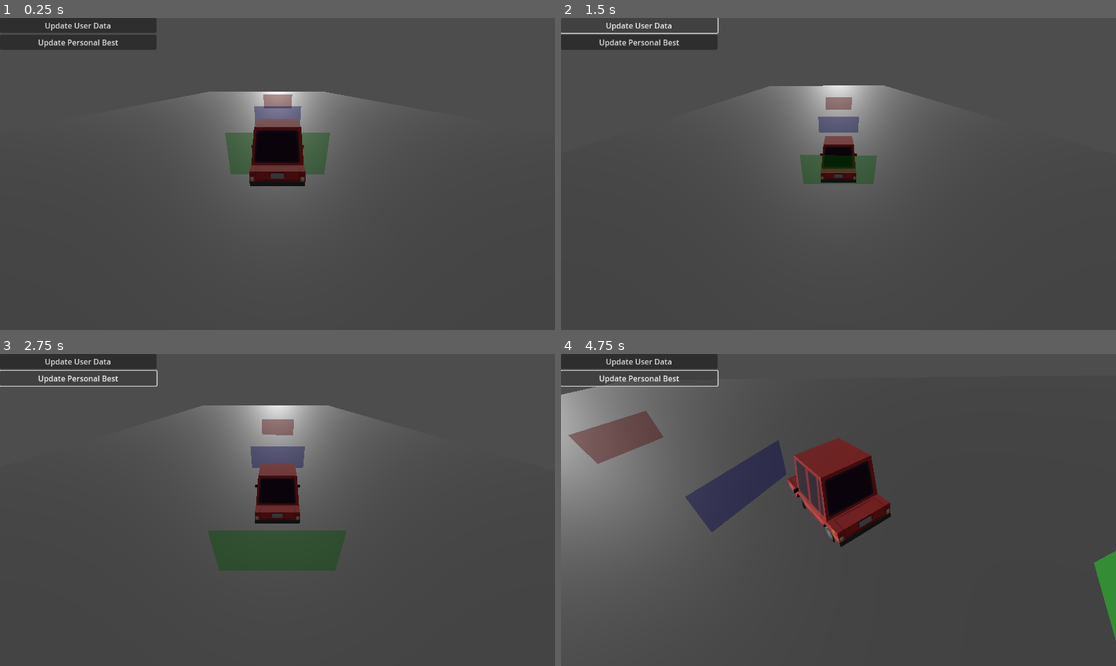
Above: before the commit, frames 1-4 (two rows, left to right).
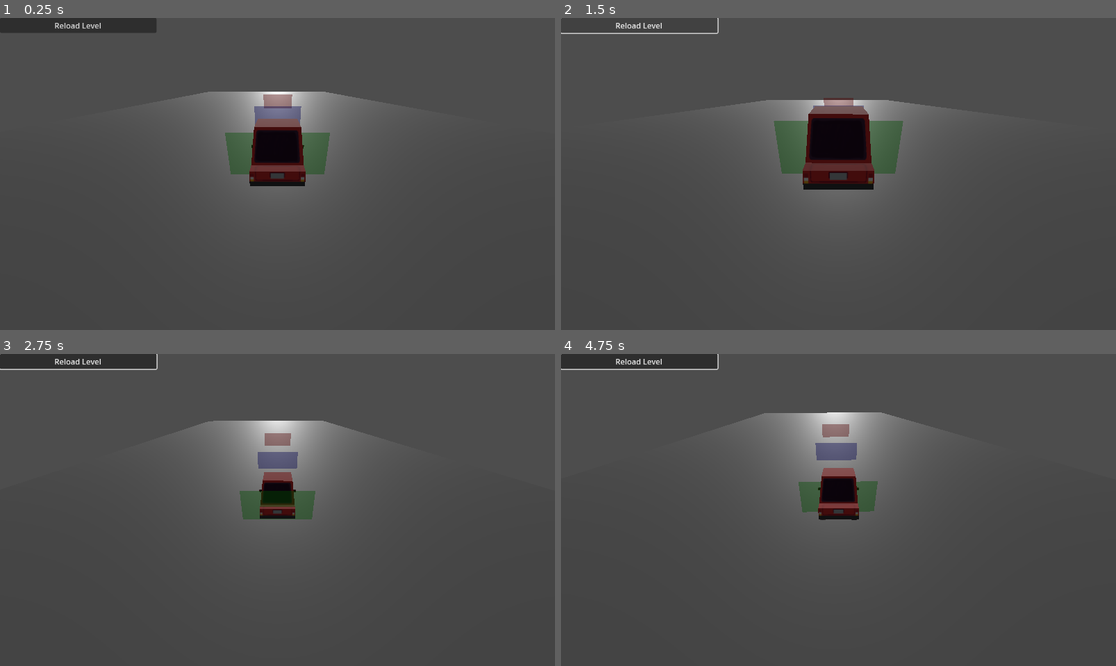
Above: after the commit, the same moments.

Repository: legendariusx/turboflop
Game: Godot game, scene res://main/main.tscn
Two runs of this game, one before a commit and one after it. Both use one fixed random seed, a clock stepped at 60 frames per second and the inputs below.
Inputs (mouse positions are in pixels of both pictures, inside the frame that each line leads up to):
- Up to frame 1 (0.25 s): no input
- Up to frame 2 (1.5 s): click (638, 24) at 0.5 s, where only the run before the commit has a clickable "Update User Data"; click (638, 24) at 1.25 s, where only the run after the commit has a clickable "Reload Level"
- Up to frame 3 (2.75 s): click (77, 378) at 2 s, where only the run before the commit has a clickable "Update Personal Best"
- Up to frame 4 (4.75 s): hold Right (turn_right) 2.78-3.53 s; hold Space (brake) 3.53-4.28 s; hold Right (turn_right) from 4.28 s (still down)

The runs differ from the first frame. In frame 1, 1.5% of the frame differs, in the area x 0-29%, y 1-11%; in frame 2, 7.4%; in frame 3, 7.4%; in frame 4, 21%, in the area x 0-100%, y 0-92%.

Commit message:
implement track loading

Diff:
--- a/game/main/main.gd
+++ b/game/main/main.gd
@@ -1,8 +1,11 @@
 extends Node3D
 
 @onready var user_data = UserDataState.new()
-# TODO: replace hard-coded track_id dynamically once on track
-@onready var personal_best = PersonalBestState.new(1)
+
+const TRACKS_PATH = "res://tracks/track"
+
+var current_track: Track
+var personal_best: PersonalBestState
 
 func _ready() -> void:
 	# TODO: add dotenv config
@@ -16,7 +19,22 @@
 
 	UserState.update.connect(_on_user_updated)
 	user_data.update.connect(_on_user_data_updated)
-	personal_best.update.connect(_on_pesonal_best_updated)
+
+	_load_track(1)
+
+func _load_track(track_id: int):
+	# TODO: error-handling if file does not exist?
+	var new_track: Track = load(TRACKS_PATH + str(track_id).pad_zeros(3) + ".tscn").instantiate()
+	var new_personal_best: PersonalBestState = preload("res://state/personal_best_state.gd").new(track_id)
+	new_personal_best.update.connect(_on_pesonal_best_updated)
+
+	if current_track:
+		current_track.queue_free()
+		personal_best.queue_free()
+
+	add_child(new_track)
+	current_track = new_track
+	personal_best = new_personal_best
 
 func _on_user_updated(row: User):
 	print("user updated: (name: %s, online: %s)" % [row.name, row.online])
@@ -27,9 +45,5 @@
 func _on_pesonal_best_updated(row: PersonalBest):
 	print("personal best updated: (id: %s, track_id: %s, time: %s)" % [row.id, row.track_id, row.time])
 
-func _on_update_user_data_button_pressed() -> void:
-	UserData.set_user_data(Vector3(randf() * 10, randf() * 10, randf() * 10), Vector3.ZERO, Vector3.ZERO, Vector3.ZERO, false)
-	UserData.set_user_data(Vector3(randf() * 10, randf() * 10, randf() * 10), Vector3.ZERO, Vector3.ZERO, Vector3.ZERO, false)
-
-func _on_update_personal_best_button_pressed() -> void:
-	PersonalBest.update_personal_best(1, randi())
+func _on_reload_track_button_pressed() -> void:
+	_load_track(current_track.track_id)
--- a/game/main/main.tscn
+++ b/game/main/main.tscn
@@ -1,7 +1,6 @@
-[gd_scene load_steps=3 format=3 uid="uid://c6rj66dp3pqy5"]
+[gd_scene load_steps=2 format=3 uid="uid://c6rj66dp3pqy5"]
 
 [ext_resource type="Script" uid="uid://ppvoptwh35wf" path="res://main/main.gd" id="1_53q0u"]
-[ext_resource type="PackedScene" uid="uid://cppcnfng4sqhv" path="res://tracks/track001.tscn" id="2_pjrb6"]
 
 [node name="Main" type="Node3D"]
 script = ExtResource("1_53q0u")
@@ -10,15 +9,8 @@
 offset_right = 325.0
 offset_bottom = 66.0
 
-[node name="UpdateUserDataButton" type="Button" parent="VBoxContainer"]
+[node name="ReloadTrackButton" type="Button" parent="VBoxContainer"]
 layout_mode = 2
-text = "Update User Data"
+text = "Reload Level"
 
-[node name="UpdatePersonalBestButton" type="Button" parent="VBoxContainer"]
-layout_mode = 2
-text = "Update Personal Best"
-
-[node name="Track" parent="." instance=ExtResource("2_pjrb6")]
-
-[connection signal="pressed" from="VBoxContainer/UpdateUserDataButton" to="." method="_on_update_user_data_button_pressed"]
-[connection signal="pressed" from="VBoxContainer/UpdatePersonalBestButton" to="." method="_on_update_personal_best_button_pressed"]
+[connection signal="pressed" from="VBoxContainer/ReloadTrackButton" to="." method="_on_reload_track_button_pressed"]
